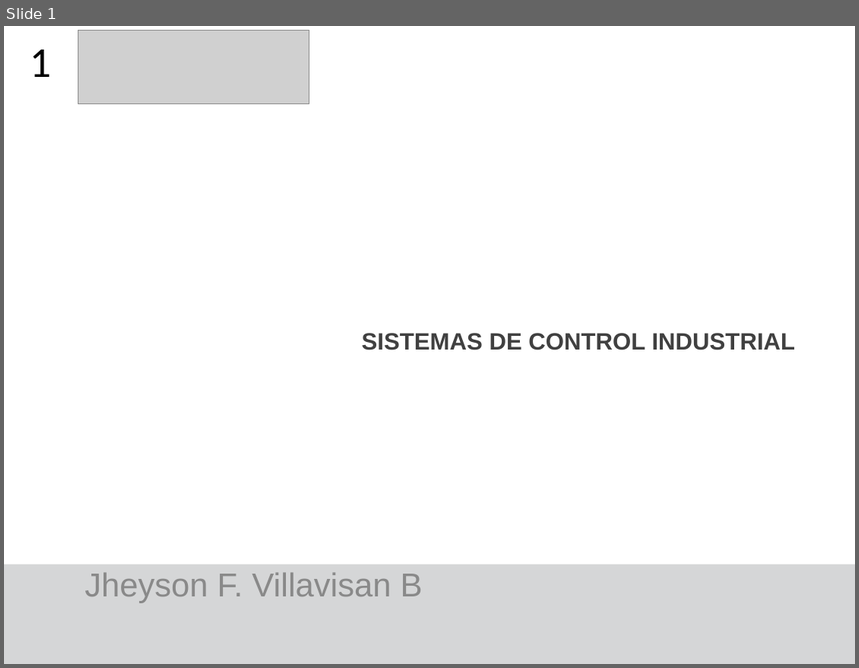
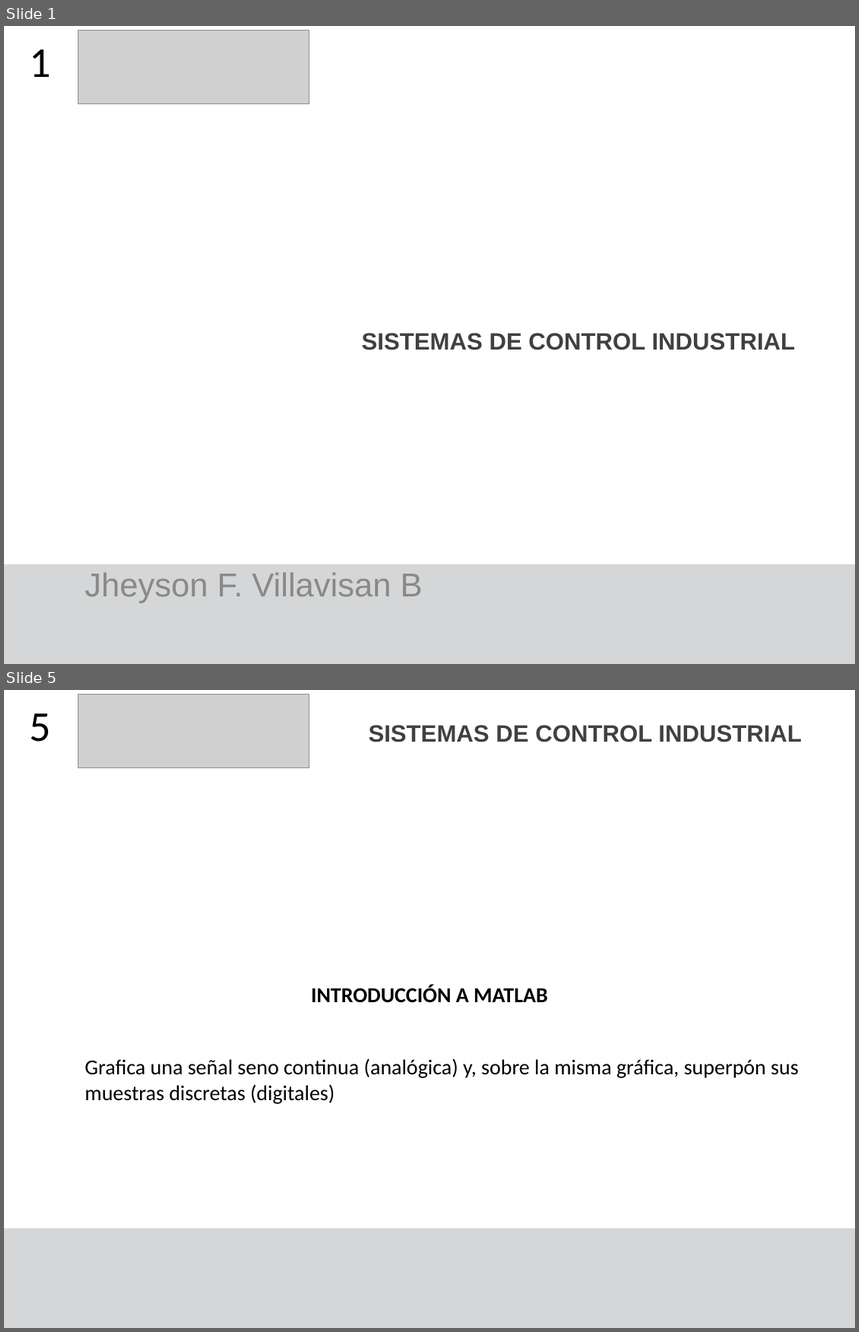
Before and after one commit to F4bian1012/Sistemas_De_Contro_Industrial, a slide deck: Lesson_2/Semana 0.pptx. Shown one above the other, each under a label of ours: slide 1 before the commit, slides 1 and 5 after it; the slides between them are not shown. The pictures are 859x668 and 859x1332 pixels, drawn with LibreOffice and Linux fonts; fonts in the diff are those of the drawing; grey boxes stand for pictures. Boxes give left, top, right and bottom in pixels: in the first picture for what was removed or moved away, otherwise in the second. Text is boxed around its words. In the diff, an @@ line names an element or a change of style, - is before the commit and + after.

Commit message:
actualización matlab

```diff
--- a/Lesson_2/Semana 0.pptx
+++ b/Lesson_2/Semana 0.pptx
@@ slide 5 added at (x1=4, y1=690, x2=855, y2=1328), background #FFFFFF; not listed: 1 template element that a slide beside it also shows @@
@@ picture added at (x1=78, y1=695, x2=310, y2=768) @@
@@ title added at (x1=30, y1=714, x2=51, y2=742), 36 pt, text #000000 @@
+5
@@ text added at (x1=369, y1=725, x2=802, y2=742), 20 pt, text #404040, bold @@
+SISTEMAS DE CONTROL INDUSTRIAL
@@ text added at (x1=311, y1=984, x2=548, y2=1003), 18 pt, text #000000, bold @@
+INTRODUCCIÓN A MATLAB
@@ text added at (x1=85, y1=1059, x2=799, y2=1104), 18 pt, text #000000 @@
+Grafica una señal seno continua (analógica) y, sobre la misma gráfica, superpón sus muestras discretas (digitales)
```
Also in this commit, not shown: 1 slide changed, 5 other slides added, 1 slide removed, 3 other files.
